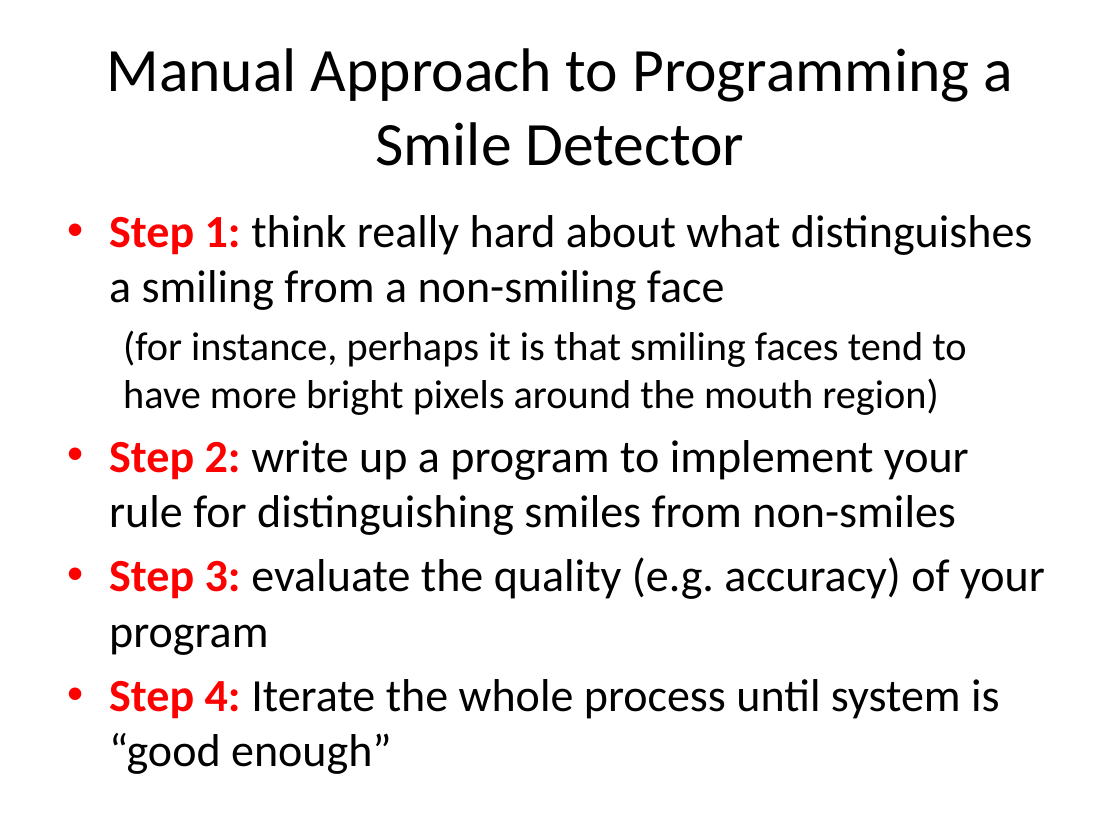
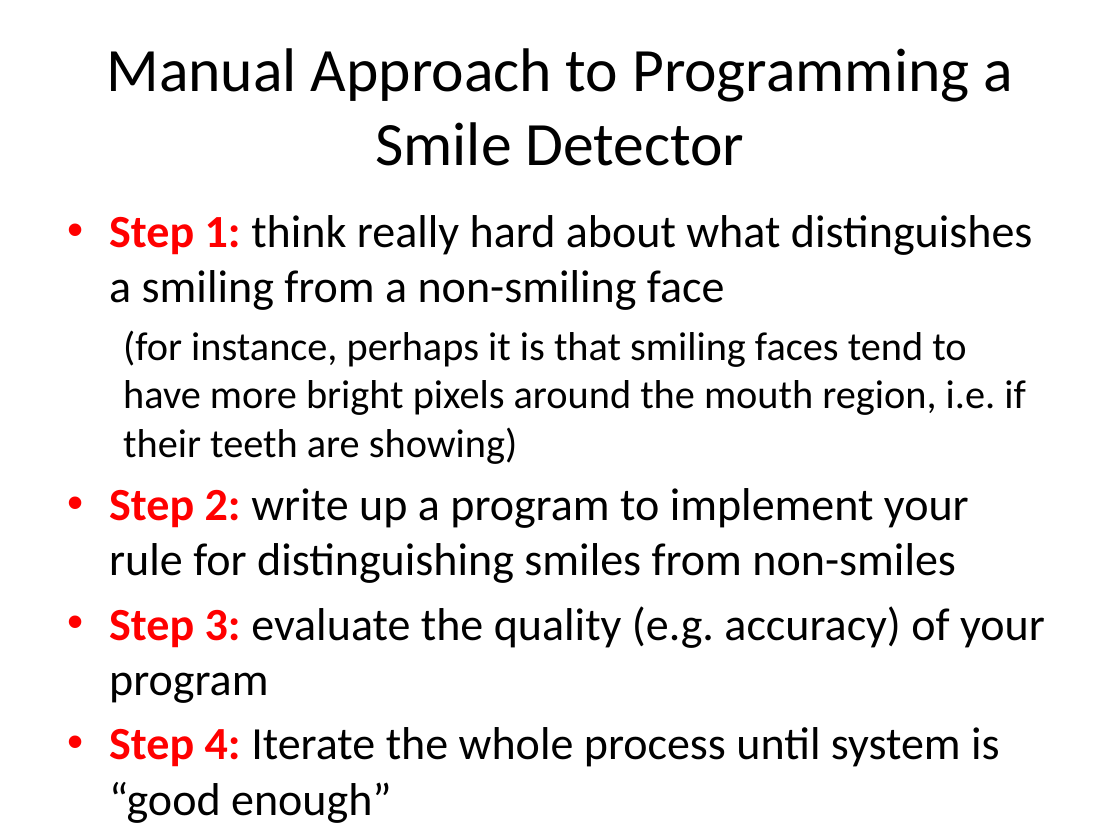
Before and after one commit to paulruvolo/DataScienceMaterials, a slide deck: slide 4 of machine_learning_lecture_1/slides_ml_01.pptx. Drawn at 1120x840 pixels with LibreOffice and Linux fonts; fonts in the diff are those of the drawing. Boxes give left, top, right and bottom in pixels: in the first picture for what was removed or moved away, otherwise in the second. Text is boxed around its words. In the diff, an @@ line names an element or a change of style, - is before the commit and + after.

```diff
--- a/machine_learning_lecture_1/slides_ml_01.pptx
+++ b/machine_learning_lecture_1/slides_ml_01.pptx
@@ text at [123, 330, 1026, 464]: text changed @@
-  (for instance, perhaps it is that smiling faces tend to have more bright pixels around the mouth region)
+  (for instance, perhaps it is that smiling faces tend to have more bright pixels around the mouth region, i.e. if their teeth are showing)
```
Also in this commit, not shown: 6 other slides changed, 3 slides added, 1 slide removed.
